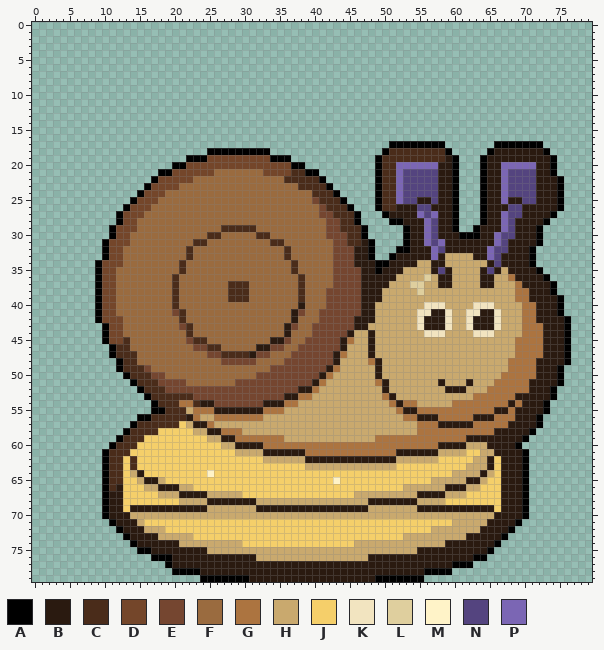
One commit to this pixel-art file: opus-test-run/aseprite/mini-desert-tortoise.aseprite. The first picture shows the starting point.
80x80 pixels, 1 frame.
Visible layers, top first: "border", "fx", "detail", "objects", "ground", "far", "sky".
Palette (. is transparent): A #000000  B #2a1a10  C #4a2c1a  D #74462a  E #754630  F #9a6b3f  G #ac7440  H #c9a96e  J #f5cf6a  K #f2e4c0  L #dfcf9e  M #fff3c8  N #54447f  P #7b66b4
Pixels before (only the part around the change), first column x 4:
 8 ............................................................................
 9 ............................................................................
10 ............................................................................
11 ............................................................................
12 ............................................................................
13 ............................................................................
14 ............................................................................
15 ............................................................................
16 ............................................................................
17 ...............................................AAAAAAAA.......AAAAAAA.......
18 .....................AAAAAAAAA................ACCCCCCCCA.....ABBBBBBBA......
19 ..................AAADDDDDDDDDAAA............ACCCCCCCCCBA...ABBBBBBBBBA.....
20 ................AADDDDDDDDDDDDDDDAA..........ACCPPPPPPBBA...ABBPPPPPBBA.....
21 ..............AADDDDDDFFFFFFFDDDDCCAA........ACCPNNNNNBBA...ABBPNNNNBBA.....
22 .............ADDDDDFFFFFFFFFFFFFCCCCCA.......ACCPNNNNNBBA...ABBPNNNNBBBA....
23 ............ADDDDFFFFFFFFFFFFFFFFFCCCCA......ACCPNNNNNBBA...ABBPNNNNBBBA....
24 ...........ADDDFFFFFFFFFFFFFFFFFFFFFCCCA.....ACCPNNNNNBBA...ABBPNNNNBBBA....
25 ..........ADDDFFFFFFFFFFFFFFFFFFFFFFECCCA....ACCPNNBBNBBA...ABBPBBNNBBBA....
26 .........ADDDFFFFFFFFFFFFFFFFFFFFFFFFECCCA...ACCBBBNNBBBA...ABBBNNBBBBBA....
27 ........ADDDFFFFFFFFFFFFFFFFFFFFFFFFFEECCCA...ABBBBPNPBBA...ABBPNNBBBBA.....
28 ........ADDFFFFFFFFFFFFFFFFFFFFFFFFFFFEECCA....AABBBPNBBA...ABBPNBBBBA......
29 .......ADDDFFFFFFFFFFFFCCCCCFFFFFFFFFFEECCCA.....ABBPNBBA..ABBBPNBBBA.......
30 .......ADDFFFFFFFFFFFCCFFFFFCCFFFFFFFFEEECCA.....ABBPNBBBAAABBPNNBBBA.......
31 ......ADDDFFFFFFFFFCCFFFFFFFFFCCFFFFFFFEECCBA....ABBPNPBBBBBBBPNBBBBA.......
32 ......ADDFFFFFFFFFCFFFFFFFFFFFFFCFFFFFFEEEBBA...AABBBPNBBBBBBPNNBBBA........
33 ......ADDFFFFFFFFFCFFFFFFFFFFFFFCFFFFFFEEEBBA..ABBBBBPBHHHHBBPNBBBBA........
34 .....ADDDFFFFFFFFCFFFFFFFFFFFFFFFCFFFFFEEEBBBAABBBBHHBBHHHHHHBNBBBBA........
35 .....ADDFFFFFFFFFCFFFFFFFFFFFFFFFCFFFFFEEEEBBABBBHHHHBNBHHHHBNBHBBBBA.......
36 .....ADDFFFFFFFFCFFFFFFFFFFFFFFFFFCFFFFEEEEBBBBBHHHHLHBBHHHHBBHHGBBBBA......
37 .....ADDFFFFFFFFCFFFFFFFCCCFFFFFFFCFFFFEEEEBBBBHHHLLHHBBHHHHBBHHHGBBBBA.....
38 .....ADDFFFFFFFFCFFFFFFFCCCFFFFFFFCFFFEEEEEBBBHHHHHLHHHHHHHHHHHHHGGBBBA.....
39 .....ADDFFFFFFFFCFFFFFFFCCCFFFFFFFCFFFEEEEEBBBHHHHHHHHHHHHHHHHHHHGGBBBBA....
40 .....ADDFFFFFFFFCFFFFFFFFFFFFFFFFFBFFFEEEEEBBHHHHHHHKKKHHHHKKKHHHHGGBBBA....
41 .....ADDFFFFFFFFECFFFFFFFFFFFFFFFBEFFEEEEEEBBHHHHHHKKBBKHHKKBBKHHHGGBBBA....
42 .....ADDDFFFFFFFFCFFFFFFFFFFFFFFFBFFFEEEEEBBBHHHHHHKBBBKHHKBBBKHHHGGBBBBA...
43 ......ADDFFFFFFFFECFFFFFFFFFFFFFBEFFEEEEEEBBHHHHHHHKBBBKHHKBBBKHHHGGGBBBA...
44 ......ADDFFFFFFFFFCFFFFFFFFFFFFFBFFFEEEEEBHHBHHHHHHHKKKHHHHKKKHHHHGGGBBBA...
45 ......ADDCFFFFFFFFECCFFFFFFFFFBBEFFEEEEEBGHHBHHHHHHHHHHHHHHHHHHHHGGGGBBBA...
46 .......ACCFFFFFFFFFEECCFFFFFBBEEFFEEEEEEBHHHBHHHHHHHHHHHHHHHHHHHHGGGGBBBA...
47 .......ACCCFFFFFFFFFFEECCCCBEEFFFEEEEEEBGHHHBHHHHHHHHHHHHHHHHHHHHGGGGBBBA...
48 ........ACCFFFFFFFFFFFFEEEEEFFFFEEEEEEEBHHHHGBHHHHHHHHHHHHHHHHHHGGGGBBBBA...
49 ........ACCCEFFFFFFFFFFFFFFFFFEEEEEEEEBGHHHHHBHHHHHHHHHHHHHHHHHHGGGGBBBA....
50 .........ACCCEEFFFFFFFFFFFFFEEEEEEEEEBGHHHHHHBHHHHHHHHHHHHHHHHHGGGGGBBBA....
51 ..........ACCCEEEEFFFFFFFEEEEEEEEEEEBGHHHHHHHGBHHHHHHHBHHHBHHHGGGGGBBBBA....
52 ...........ACCCEEEEEEEEEEEEEEEEEEEBBGHHHHHHHHHBHHHHHHHHBBBHHHGGGGGGBBBA.....
53 ............ACCCCCCEEEEEEEEEEEEEBBGGHHHHHHHHHHGBHHHHHHHHHHHGGGGGGBBBBBA.....
54 .............ACCCGGCBBEEEEEEEBBBGGHHHHHHHHHHHHHGBGGHHHHHGGGGGGGGBGBBBA......
55 .............AACCCHGGGBBBBBBBGGGHHHHHHHHHHHHHHHHGBBGGGGGGGGGGGBBGBBBBA......
56 ...........AACCCCCBGHHGGGGGGGHHHHHHHHHHHHHHHHHHHHGGBBBGGGGGBBBGGGBBBA.......
57 ..........ACCCCCCJHBBGHHHHHHHHHHHHHHHHHHHHHHHHHHHHHGGGBBBBBGGGGGBBBBA.......
58 .........ACCCCJJJJJHHBBGGGHHHHHHHHHHHHHHHHHHHHHHHHHGGGGGGGGGGGBBBBBA........
59 ........ACCCJJJJJJJJJHHBBGGGGGGGHHHHHHHHHHHHHGGGGGGGGGGGGGBBBBBBBBA.........
60 .......ACCCJJJJJJJJJJJJHHBBBBGGGGGGGGGGGGGGGGGGGGGGGGGBBBBHHHBBBBA..........
61 ......ACCCJJJJJJJJJJJJJJJHHHHBBBBBBGGGGGGGGGGGGGBBBBBBHHHHJJHHBBBBA.........
62 ......ACCJCJJJJJJJJJJJJJJJJJJHHHHHHBBBBBBBBBBBBBHHHHHHJJJJJHHBJBBBA.........
63 ......ACCJCJJJJJJJJJJJJJJJJJJJJJJJJHHHHHHHHHHHHHJJJJJJJJJJHHHBJBBBA.........
64 ......ACCJHBJJJJJJJJJMJJJJJJJJJJJJJJJJJJJJJJJJJJJJJJJJJJHHHHBHJBBBA.........
65 ......ACCJJHBBHJJJJJJJJJJJJJJJJJJJJJJJJMJJJJJJJJJJJJJHHHHHBBHJJBBBA.........
66 ......ACBJJJHHBBBHHJJJJJJJJJJJJJJJJJJJJJJJJJJJJJJHHHHHHBBBHHJJJBBBA.........
67 ......ABBJJJJJHHHBBBBHHHHHJJJJJJJJJJJJJJJJHHHHHHHHHBBBBHHHJJJJJBBBA.........
68 ......ABBJJJJJJJJHHHHBBBBBBBHHHHHHHHHHHHHHHHBBBBBBBHHHHJJJJJJJJBBBA.........
69 ......ABBJBBBBBBBBBBBHHHHHHHBBBBBBBBBBBBBBBBHHHHHHHBBBBBBBBBBBJBBBA.........
70 ......ABBBHHHHHHHHHHHHHHHHHHHHHHHHHHHHHHHHHHHHHHHHHHHHHHHHHHHHBBBBA.........
71 .......ABBBHJJJJJJJJJJJJJJJJJJJJJJJJJJJJJJJJJJJJJJJJJJJJHHHHHBBBBA..........
After the commit:
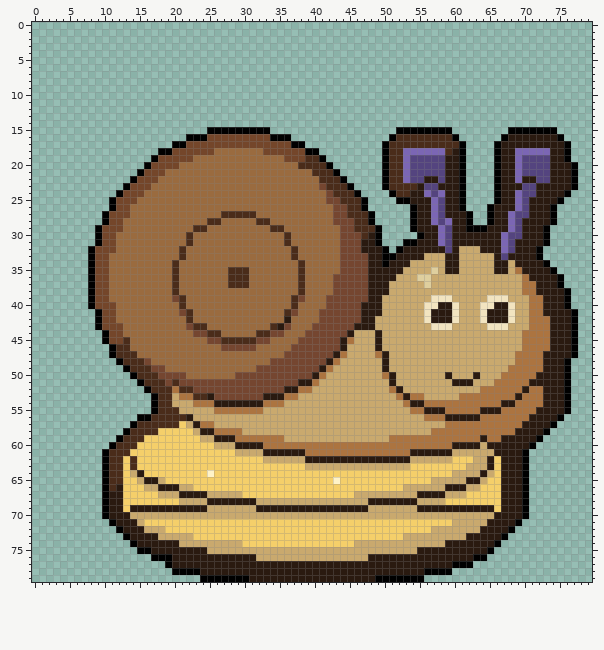
The exact change:
Changed rows in their new state; - is an unchanged pixel.
Layers "border", "objects":
first column x 8:
15 -----------------AAAAAAAAA------------------AAAAAAAA--------AAAAAAA---
16 --------------AAADDDDDDDDDAAA--------------ACCCCCCCCA------ABBBBBBBA--
17 ------------AADDDDDDDDDDDDDDDAA-----------ACCCCCCCCCCA-----BBBBBBBBBA-
18 ----------AADDDDDDFFFFFFFDDDDDDAA------------PPPPPPCBA---.A--PPPPPBBA-
19 ---------ADDDDDFFFFFFFFFFFFFDDDCCA-------.A--PNNNNN-BA--..A--PNNNNBBA-
20 --------ADDDDFFFFFFFFFFFFFFFFFCCCCA------.A-C-NNNNN-BA--..ABB-NNNNBBBA
21 -------ADDDFFFFFFF-------FFFFFFFCCCA-----.A-CP----N-BA--..ABBP--NNBBBA
22 ------ADDDFFFFF-------------FFFFFCCCA----.A-CP--BBN-BA--..ABBPBBNN-BBA
23 -----ADDDFFFF-----------------FFFECCCA---.A-CCCB----BA--..ABBB-----BBA
24 ----ADDDFFF---------------------FFECCCA--..ACCBBP-P-BA--..ABBP-----BA-
25 ---ADDDFFF----------------------FFEECCCA-...AAB--PN-BA--..AB-P-B------
26 ---ADDFFF------------------------FFEECCA-.....ABBPN-BA--.A--BPN---A.--
27 --ADD-FF-----------CCCCC---------FFEE-CCA-....ABB-N-BBA-.A-BP-N-------
28 --ADDFF----------CC-----CC--------F-EECCA--...A-BPNPBBA-.A-BPN---BA---
29 -ADD-FF--------CC--FFFFF--CC------FFEE-CCA---.A-BBPNBBA-A--BPN--BA----
30 -ADDFF--------C--FF-----FF--C-----FF-EECBA---..ABBPN-BBB--BP-N--BA----
31 -AD-FF--------CFF---------FFC------F-EE-BA----A-BB-N------BPN---BA----
32 ADD-F--------CF-------------FC-----F--E-BBA--B---BBN-HHH-BBPN--BA-----
33 ADDFF--------CF-------------FC-----F--EEBBA-----HHHBB--HHHBN---BA-----
34 AD-FF-------CF---------------FC----F--EE-B----H--HHBB----HB-H--BBA----
35 AD-F--------CF------CCC------FC----F---E-B-------LH-B---HH-BHG--BBA---
36 AD-F----------------CCC----------------E-------L--HH----HH--HHG--BBA--
37 AD-F-----------------------------------E------HHL-HH----HH---HGG--BA--
38 AD-F----------------FFF-----------F----E--B----H-------------H-G--BBA-
39 AD-F--------EC------FFF------CE--------E---------KKK-----KKK-HHGG--BA-
40 AD----------FC---------------CF----------B--------BBK--H--BBK-H-G--BA-
41 ------------FEC-------------CEF----------B-----H---BK-HHK-BBK-H-G--BBA
42 ----F--------FC-------------BF--------E--------HK--BK-HHK-BBK-H-GG--BA
43 -AD----------FECC---------CBEF----------B------HHKK---HHHK-K--H--G--BA
44 --------------FEECC-----CCEEF--E--------HB------HHH----HHH-------G--BA
45 --------------FFFEECCCCCEEFFF-E---------HB-------------------H---G--BA
46 ---------------FFFFEEEEEFFFF-E----------HB-------------------H---G--BA
47 -----------------FFFFFFFFF--E-----------HGB-------------------------BA
48 -------CE----------FFFFF--EE------BG----HHB-----------------H---G-----
49 ----.A--CEE-------------EE-------BGH-----HB---------------------G--BA-
50 -----.A--C-EEE-------EEE--------BGH------HGB-------B---B-----------BA-
51 ------.A--C-C-EEEEEEE---------BBGH-------HHB------H-BB-------------BA-
52 -------.A--CGCC-------------BBGGH---------HGB------HHH--G-----BGG-BBA-
53 --------.A--HGGCCB-------BBBGGHH----------HHGBGG-----GG-------GGG-BBA-
54 ------------HHHGGGBBBBBBBGGGHH-------------HH-BBGGGG-------B--GGGBBBA-
55 ----------C--H-HHHGGGGGGGHHH----------------HHG-BBB-----BB-G-GGG-BBBA-
56 ---------------H--HHHHHHH--------------------HHHGG-BBBB-GG---GG-BBBA--
57 ----------------G------------------------------HHHHGGGG-----GG--BBA---
58 ----------------B-G----------------------------HH---------GGG--BBA----
59 ----------------H-B----------------------HH-----------GG-GG---BBA-----
60 ------------------H-------------------------------GG--BB-----BBA------
61 --------------------------------------------GG----BB--HH--------------
62 --------------------------------------------BB----HH------------------
63 --------------------------------------------HH------------------------
Boxes around the changes in both pictures, in picture pixels (x1, y1, x2, y2):
changed: (88, 127, 578, 470)
